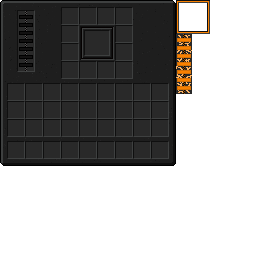
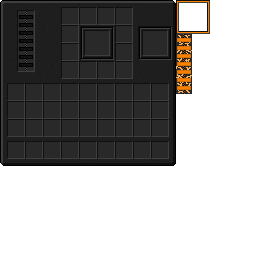
Revision of a layered (256, 256) image; what changed, layer by layer:
painted on "Background" over (138, 26, 172, 60)
